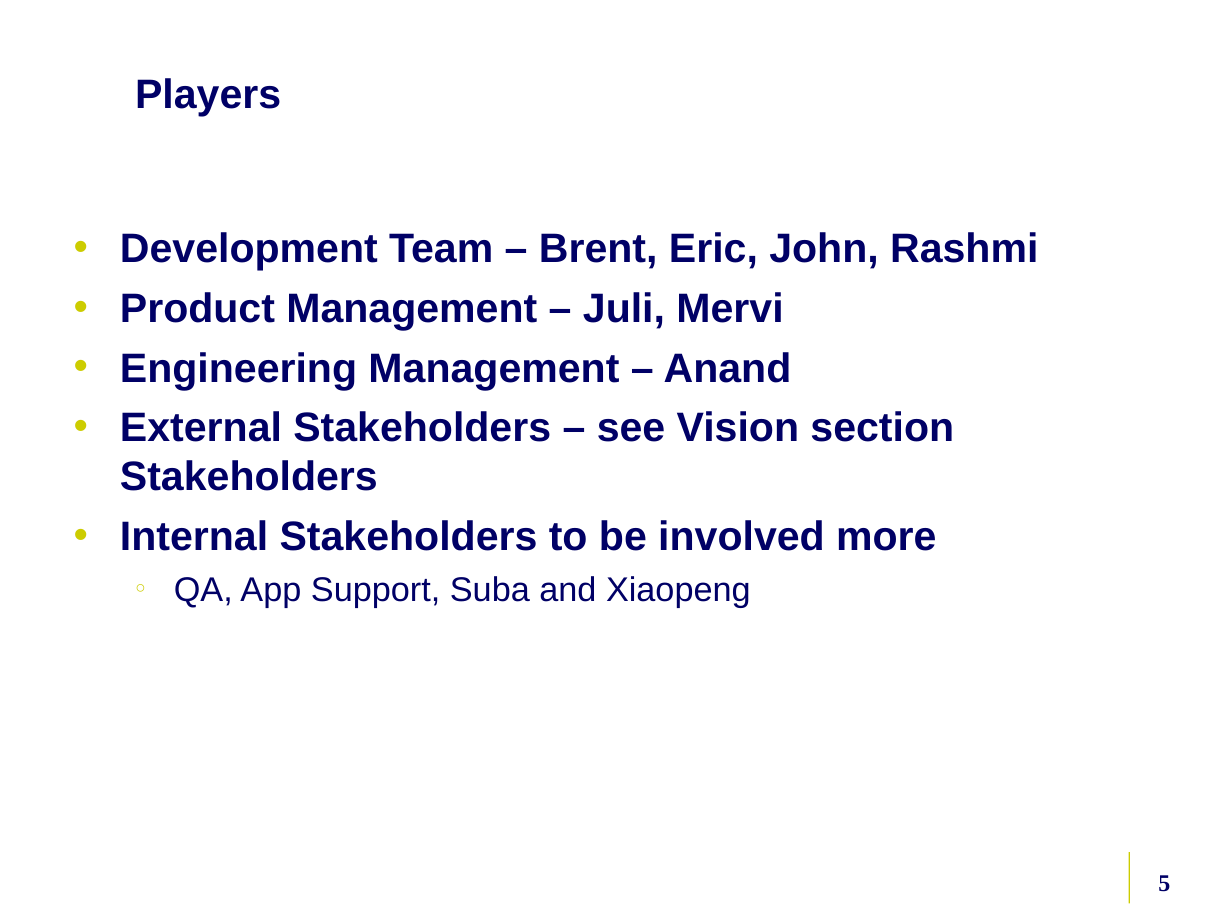
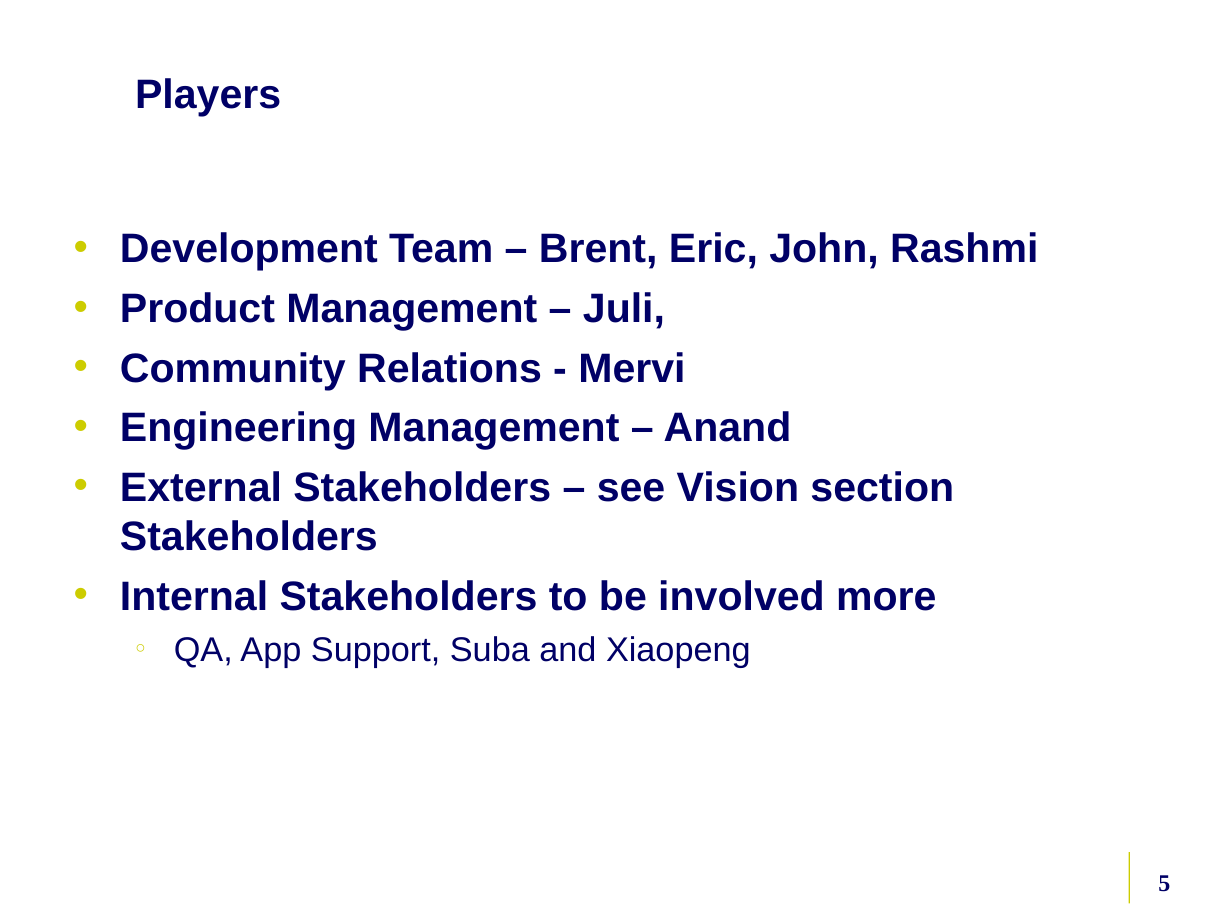
Before and after one commit to NCIP/caarray-docs, a slide deck: slide 5 of project_management/reports/inception_review.ppt. Drawn at 1232x924 pixels with LibreOffice and Linux fonts; fonts in the diff are those of the drawing; background and template pictures are left out. Boxes give left, top, right and bottom in pixels: in the first picture for what was removed or moved away, otherwise in the second. Text is boxed around its words. In the diff, an @@ line names an element or a change of style, - is before the commit and + after.

```diff
--- a/project_management/reports/inception_review.ppt
+++ b/project_management/reports/inception_review.ppt
@@ text at box(120, 292, 685, 390): text changed @@
-• Product Management – Juli, Mervi
+• Product Management – Juli,
+• Community Relations - Mervi
```
Also in this commit, not shown: 1 other slide changed.
